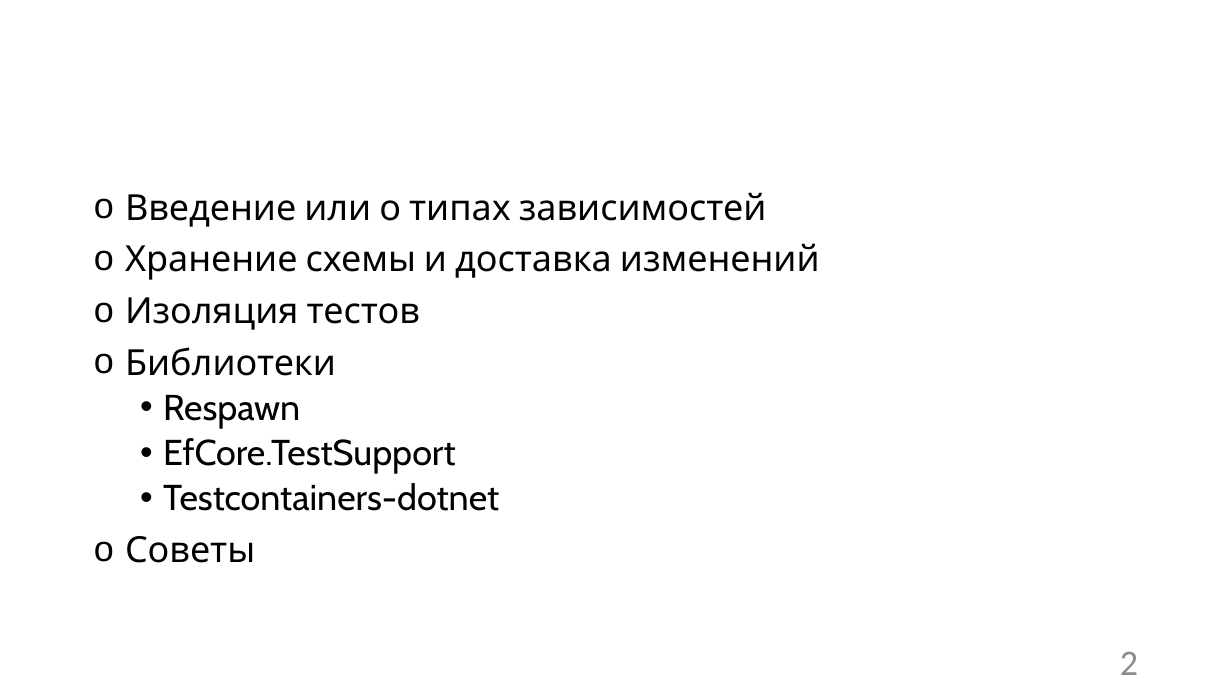
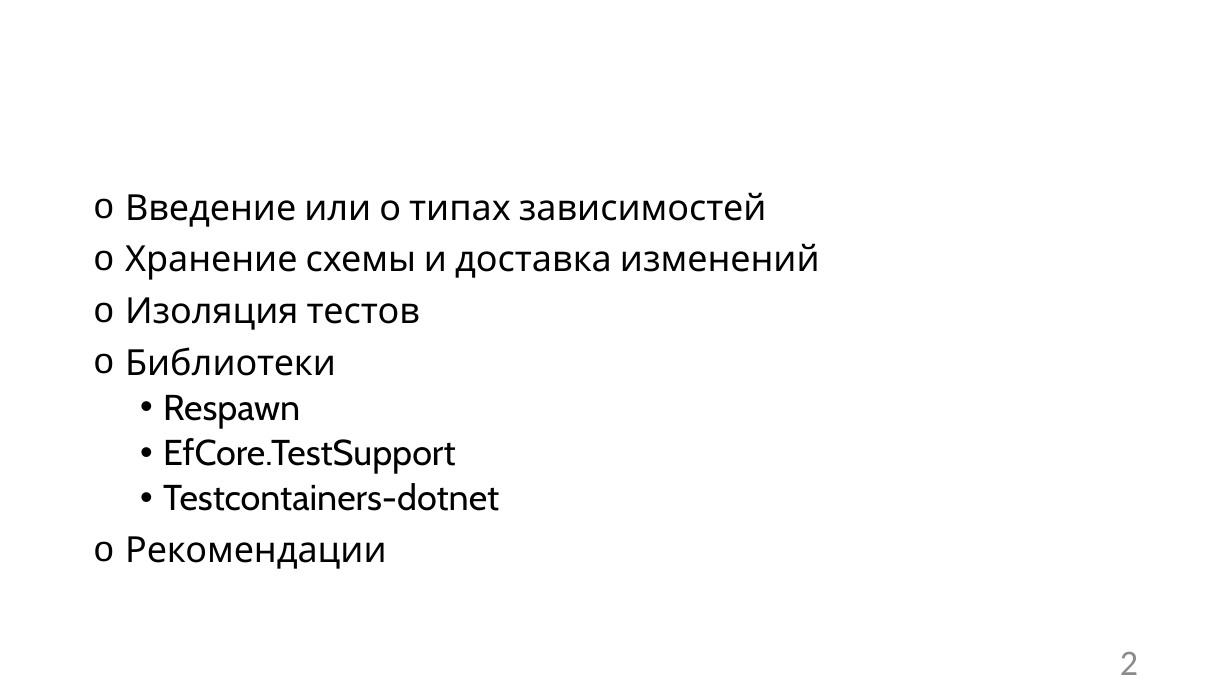
Before and after one commit to Sa1Gur/DbTest.Containers, a slide deck: slide 2 of DbaseTesting.pptx. Drawn at 1232x693 pixels with LibreOffice and Linux fonts; fonts in the diff are those of the drawing; background and template pictures are left out. Boxes give left, top, right and bottom in pixels: in the first picture for what was removed or moved away, otherwise in the second. Text is boxed around its words. In the diff, an @@ line names an element or a change of style, - is before the commit and + after.

```diff
--- a/DbaseTesting.pptx
+++ b/DbaseTesting.pptx
@@ text at [125, 536, 387, 569]: text changed @@
-o Советы
+o Рекомендации
```
Also in this commit, not shown: 10 other slides changed, 1 slide added, 1 slide removed, 4 other files.
